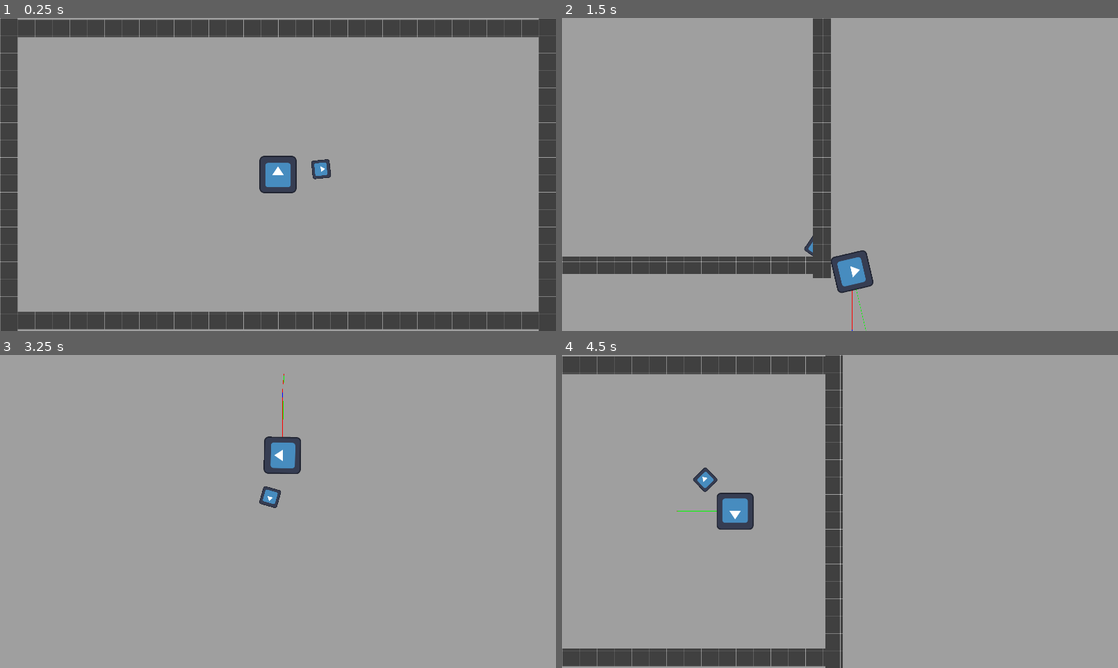
Above: before the commit, frames 1-4 (two rows, left to right).
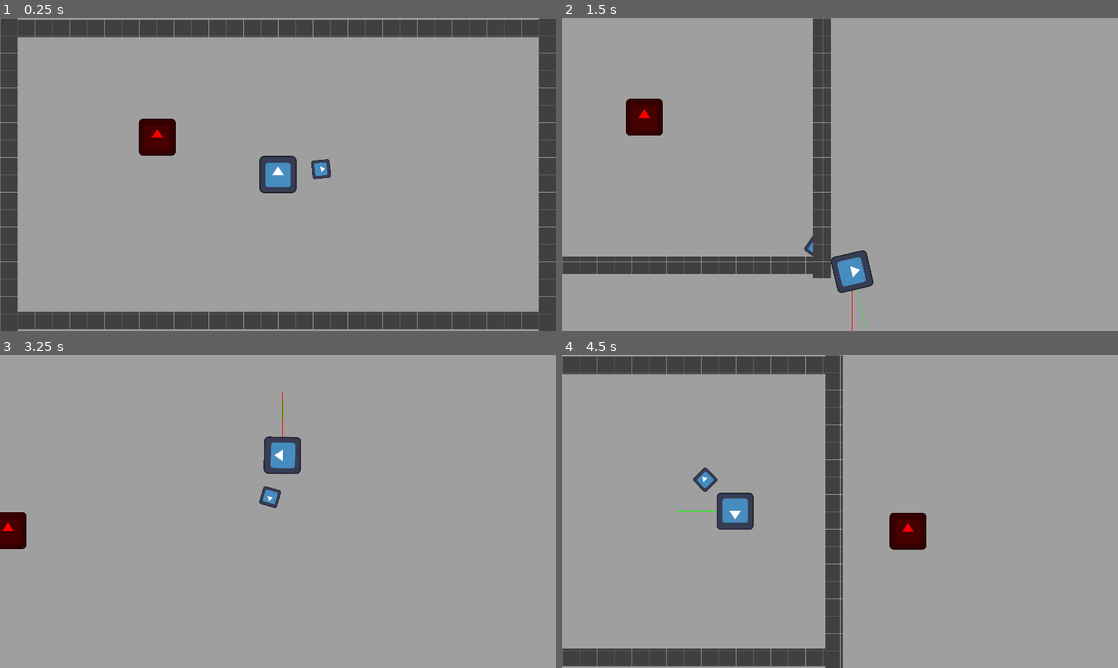
Above: after the commit, the same moments.

Repository: sunsigil/godot-playground
Game: Godot game, scene res://playground.tscn
Two runs of this game, one before a commit and one after it. Both use one fixed random seed, a clock stepped at 60 frames per second and the inputs below. The engine's default icon, where the game draws it, is replaced by a stand-in: a white triangle on a blue panel in a dark square.
Inputs (mouse positions are in pixels of both pictures, inside the frame that each line leads up to):
- Up to frame 1 (0.25 s): no input
- Up to frame 2 (1.5 s): move the mouse to (962, 158) at 0.52 s; hold D (game_right) 0.53-1.28 s; tap Space (game_progress) at 0.6, 1.35 s; move the mouse to (728, 190) at 1.27 s; hold S (game_down) from 1.28 s (still down)
- Up to frame 3 (3.25 s): move the mouse to (333, 442) at 2.02 s; release S (game_down) at 2.03 s; hold D (game_right) 2.03-2.78 s; tap Space (game_progress) at 2.1, 2.85 s; move the mouse to (250, 574) at 2.77 s; hold W (game_up) from 2.78 s (still down)
- Up to frame 4 (4.5 s): move the mouse to (1006, 558) at 3.52 s; release W (game_up) at 3.53 s; hold A (game_left) from 3.53 s (still down); tap Space (game_progress) at 3.6, 4.35 s; move the mouse to (673, 464) at 4.27 s

The runs differ from the first frame. In frame 1, 0.8% of the frame differs, in the area x 24-32%, y 32-44%; in frame 2, 0.8%; in frame 3, 0.6%; in frame 4, 0.8%.

Commit message:
Basic tracking test

Diff:
--- /dev/null
+++ b/entity/boid.gd
@@ -0,0 +1,24 @@
+extends Node2D
+
+@export
+var target: Node;
+@export
+var group: String;
+
+@export
+var speed: float = 600;
+var velocity: Vector2;
+
+# Called when the node enters the scene tree for the first time.
+func _ready() -> void:
+	pass # Replace with function body.
+
+# Called every frame. 'delta' is the elapsed time since the previous frame.
+func _process(delta: float) -> void:
+	pass
+
+func _physics_process(delta: float) -> void:
+	if target == null:
+		return;
+	var heading = (target.global_position - global_position).normalized();
+	velocity = heading * speed;
--- /dev/null
+++ b/entity/enemy.gd
@@ -0,0 +1,18 @@
+extends Node2D
+
+var boid: Node2D;
+
+var velocity: Vector2;
+
+# Called when the node enters the scene tree for the first time.
+func _ready() -> void:
+	boid = get_node("Boid");
+	pass # Replace with function body.
+
+# Called every frame. 'delta' is the elapsed time since the previous frame.
+func _process(delta: float) -> void:
+	boid.target = PlayerData.player;
+
+func _physics_process(delta: float) -> void:
+	velocity = boid.velocity;
+	position += velocity * delta;
--- /dev/null
+++ b/entity/enemy.tscn
@@ -0,0 +1,16 @@
+[gd_scene format=3 uid="uid://dtgywicxqs50"]
+
+[ext_resource type="Script" uid="uid://60w6hg83fjab" path="res://entity/enemy.gd" id="1_2mvqj"]
+[ext_resource type="Script" uid="uid://c61xdep8dpcju" path="res://entity/boid.gd" id="2_p1h7c"]
+[ext_resource type="Texture2D" uid="uid://dixbv6fkide1o" path="res://icon.svg" id="2_ufdl5"]
+
+[node name="Enemy" type="Node2D" unique_id=294014635 groups=["enemy", "player"]]
+script = ExtResource("1_2mvqj")
+
+[node name="Sprite2D" type="Sprite2D" parent="." unique_id=1694978609]
+modulate = Color(1, 0, 0, 1)
+texture = ExtResource("2_ufdl5")
+
+[node name="Boid" type="Node2D" parent="." unique_id=1321923868]
+script = ExtResource("2_p1h7c")
+group = "enemy"
--- /dev/null
+++ b/entity/lifeforce.gd
@@ -0,0 +1,35 @@
+extends Node2D
+
+enum LifeStatus {
+	ALIVE,
+	DEAD
+};
+var status: LifeStatus = LifeStatus.ALIVE;
+signal death;
+
+@export
+var max_health: float = 100;
+var health: float = max_health;
+
+var damage_queue: Array[int] = [];
+
+func queue_damage(damage):
+	damage_queue.append(health);
+
+# Called when the node enters the scene tree for the first time.
+func _ready() -> void:
+	pass # Replace with function body.
+
+# Called every frame. 'delta' is the elapsed time since the previous frame.
+func _process(delta: float) -> void:
+	match status:
+		LifeStatus.ALIVE:
+			while not damage_queue.is_empty():
+				var damage = damage_queue.front();
+				health -= damage;
+				damage_queue.pop_front();
+			if health <= 0:
+				status = LifeStatus.DEAD;
+				death.emit();
+		LifeStatus.DEAD:
+			pass;
--- /dev/null
+++ b/player/global_player_data.gd
@@ -0,0 +1,21 @@
+extends Node2D
+
+var player: Node;
+
+# Called when the node enters the scene tree for the first time.
+func _ready() -> void:
+	pass # Replace with function body.
+
+func poll_player():
+	var players = get_tree().get_nodes_in_group("player");
+	if len(players) == 0:
+		player = null;
+		return;
+	player = players[0];
+
+# Called every frame. 'delta' is the elapsed time since the previous frame.
+func _process(delta: float) -> void:
+	if player == null:
+		poll_player();
+		if player != null:
+			print("Registered player");
--- /dev/null
+++ b/player/player.gd
@@ -0,0 +1,11 @@
+extends Node2D
+
+# Called when the node enters the scene tree for the first time.
+func _ready() -> void:
+	add_to_group("player");
+	pass # Replace with function body.
+
+
+# Called every frame. 'delta' is the elapsed time since the previous frame.
+func _process(delta: float) -> void:
+	pass
--- a/player/walker.gd
+++ b/player/walker.gd
@@ -67,9 +67,8 @@
 		input_weight = lerp(input_weight, Vector2.ZERO, weight_time/heading_delay);
 		weight_time += delta;
 
-	print(heading.length(), " ", velocity.length());
-	velocity = lerp(velocity, heading, delta/velocity_delay);
-	position += velocity * speed * delta;
+	velocity = lerp(velocity, heading*speed, delta/velocity_delay);
+	position += velocity * delta;
 
 func dash_start(direction: Vector2):
 	direction = direction.normalized();
@@ -106,6 +105,4 @@
 	var scale_factor = 200;
 	draw_line(Vector2.ZERO, input * scale_factor, Color.BLUE);
 	draw_line(Vector2.ZERO, heading * scale_factor, Color.RED);
-	draw_line(Vector2.ZERO, velocity * scale_factor, Color.GREEN);
-	draw_line(input * scale_factor, heading * scale_factor, Color.BLUE);
-	draw_line(heading * scale_factor, velocity * scale_factor, Color.RED);
+	draw_line(Vector2.ZERO, velocity.normalized() * scale_factor, Color.GREEN);
--- a/playground.tscn
+++ b/playground.tscn
@@ -2,9 +2,11 @@
 
 [ext_resource type="PackedScene" uid="uid://cqax2shxhbqrm" path="res://player/walker.tscn" id="1_rupst"]
 [ext_resource type="Texture2D" uid="uid://dixbv6fkide1o" path="res://icon.svg" id="2_wt17y"]
+[ext_resource type="Script" uid="uid://c4yxg3e8kh1i6" path="res://player/player.gd" id="3_4bqqs"]
 [ext_resource type="PackedScene" uid="uid://dy3xhhvo4tlg2" path="res://player/camera.tscn" id="3_is3ju"]
 [ext_resource type="PackedScene" uid="uid://da5da4t1ah381" path="res://greyboxing/wall.tscn" id="3_m8u5f"]
 [ext_resource type="PackedScene" uid="uid://ufp8m6ordesh" path="res://player/orbital.tscn" id="4_o00ia"]
+[ext_resource type="PackedScene" uid="uid://dtgywicxqs50" path="res://entity/enemy.tscn" id="6_ynsuh"]
 
 [node name="Playground" type="Node2D" unique_id=1159659867]
 
@@ -13,6 +15,9 @@
 
 [node name="Sprite2D" type="Sprite2D" parent="Walker" unique_id=1791897846]
 texture = ExtResource("2_wt17y")
+
+[node name="Node2D" type="Node2D" parent="Walker" unique_id=914932707]
+script = ExtResource("3_4bqqs")
 
 [node name="Camera" parent="." unique_id=596543648 node_paths=PackedStringArray("target") instance=ExtResource("3_is3ju")]
 target = NodePath("../Walker")
@@ -24,6 +29,9 @@
 [node name="Sprite2D" type="Sprite2D" parent="Orbital" unique_id=936841746]
 scale = Vector2(0.5, 0.5)
 texture = ExtResource("2_wt17y")
+
+[node name="Enemy" parent="." unique_id=294014635 instance=ExtResource("6_ynsuh")]
+position = Vector2(-541, -167)
 
 [node name="Environment" type="Node" parent="." unique_id=2067740291]
 
--- a/project.godot
+++ b/project.godot
@@ -15,6 +15,10 @@
 config/features=PackedStringArray("4.6", "Forward Plus")
 config/icon="res://icon.svg"
 
+[autoload]
+
+PlayerData="*uid://b5r6tfw3oy8k7"
+
 [display]
 
 window/size/viewport_width=1920
@@ -22,6 +26,11 @@
 window/size/mode=3
 window/size/borderless=true
 window/stretch/mode="viewport"
+
+[global_group]
+
+player=""
+enemy=""
 
 [input]
 
Not shown, added: entity/boid.gd.uid
Not shown, added: entity/enemy.gd.uid
Not shown, added: entity/lifeforce.gd.uid
Not shown, added: player/global_player_data.gd.uid
Not shown, added: player/player.gd.uid
